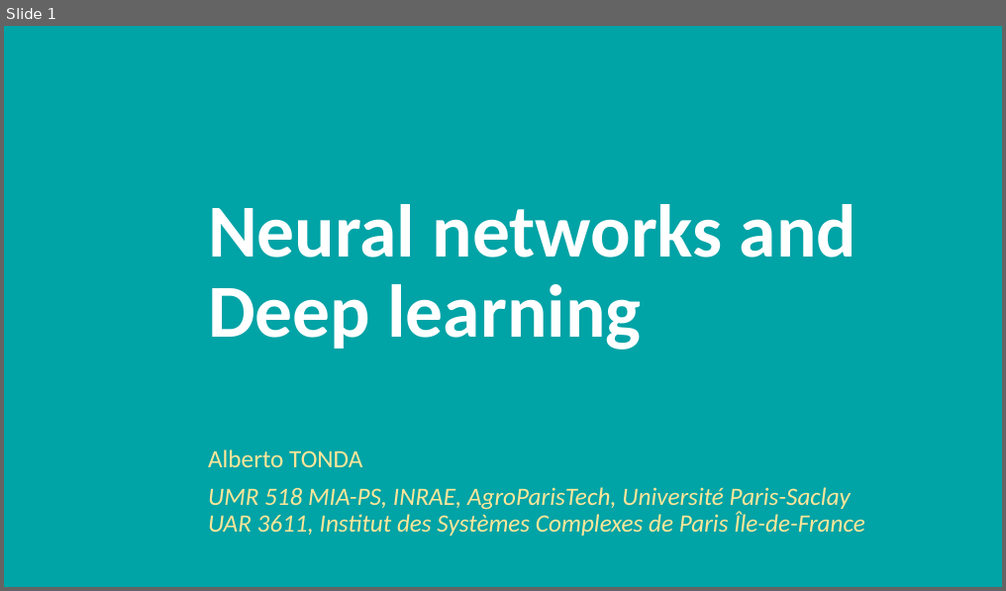
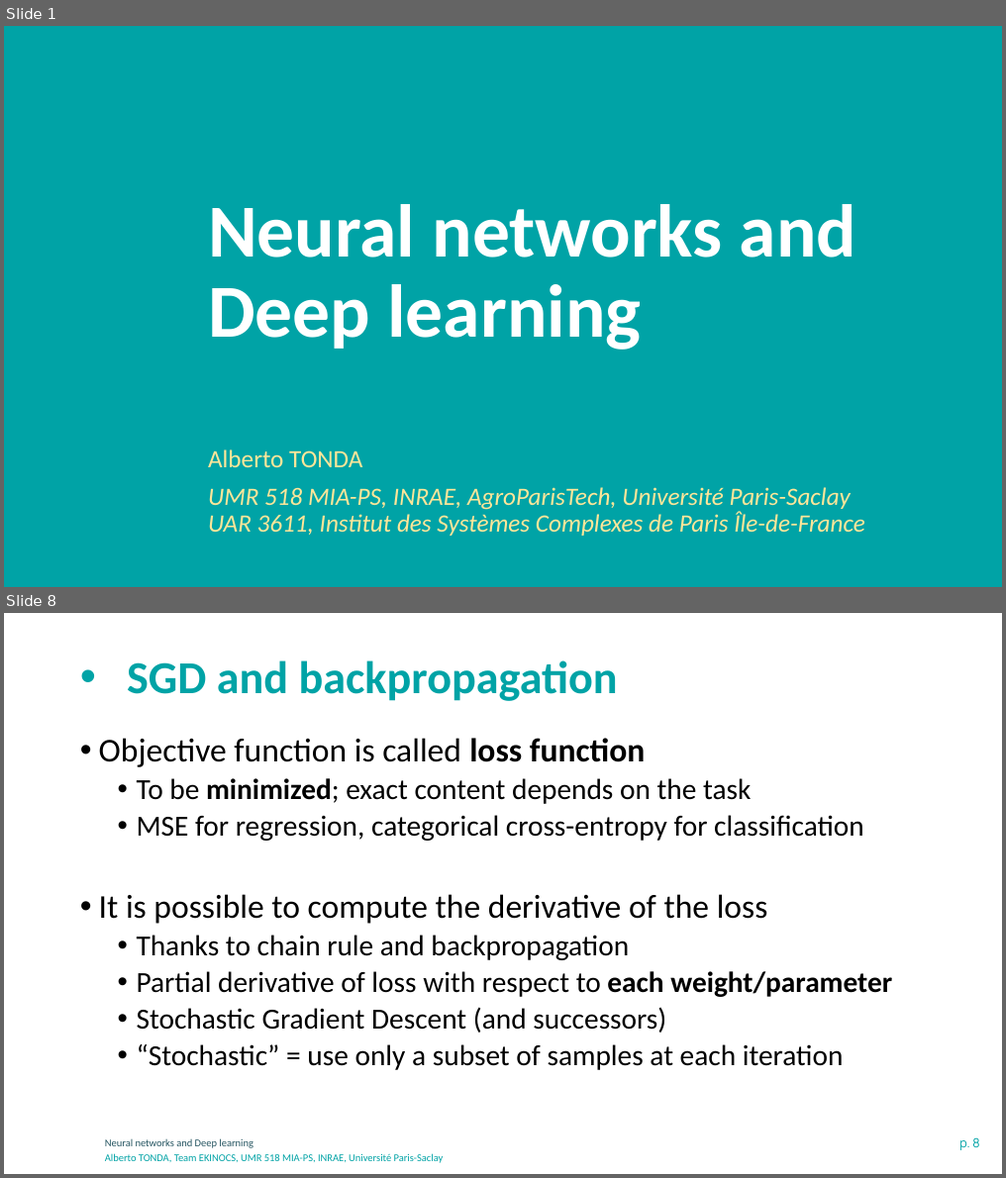
Before and after one commit to albertotonda/teaching, a slide deck: optimization-methods-for-artificial-intelligence/ml-neural-networks.pptx. Shown one above the other, each under a label of ours: slide 1 before the commit, slides 1 and 8 after it; the slides between them are not shown. The pictures are 1006x591 and 1006x1178 pixels, drawn with LibreOffice and Linux fonts; fonts in the diff are those of the drawing; background and template pictures are left out. Boxes give left, top, right and bottom in pixels: in the first picture for what was removed or moved away, otherwise in the second. Text is boxed around its words. In the diff, an @@ line names an element or a change of style, - is before the commit and + after.

```diff
--- a/optimization-methods-for-artificial-intelligence/ml-neural-networks.pptx
+++ b/optimization-methods-for-artificial-intelligence/ml-neural-networks.pptx
@@ slide 8 added at (4,613,1002,1174), background #FFFFFF @@
@@ title added at (127,661,618,701), 44 pt, text #00A3A6, bold @@
+• SGD and backpropagation
@@ text added at (99,738,892,1070), 28 pt, text #000000 @@
+• Objective function is called loss function
+  • To be minimized; exact content depends on the task
+  • MSE for regression, categorical cross-entropy for classification
+• It is possible to compute the derivative of the loss
+  • Thanks to chain rule and backpropagation
+  • Partial derivative of loss with respect to each weight/parameter
+  • Stochastic Gradient Descent (and successors)
+  • “Stochastic” = use only a subset of samples at each iteration
@@ text added at (105,1139,253,1149), 10 pt, text #275662 @@
+Neural networks and Deep learning
@@ page number added at (959,1138,979,1151), 12 pt, text #00A3A6 @@
+p. 8
@@ text added at (105,1154,444,1163), 10 pt, text #00A3A6 @@
+Alberto TONDA, Team EKINOCS, UMR 518 MIA-PS, INRAE, Université Paris-Saclay
```
Also in this commit, not shown: 10 slides changed, 12 other slides added, 3 other files.
